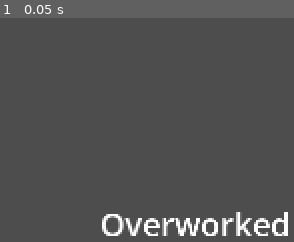
Above: before the commit, frame 1.
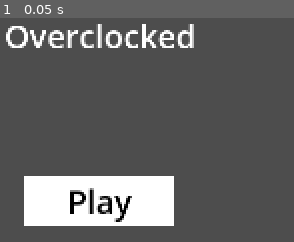
Above: after the commit, the same moment.

Repository: BradBenJoya/GMTK2026
Game: Godot game, scene res://Scenes/main.tscn
The game is run twice, just before and just after one commit, with the same random seed, the same clock (stepped at 60 frames per second) and the same inputs.
Inputs:
- Up to frame 1 (0.05 s): no input

The runs differ from the first frame. In frame 1, 16% of the frame differs, in the area x 2-98%, y 2-98%.

Commit message:
Added temporary meshes to the main menu and moved manager script to its own fodlder

Diff:
--- a/Scenes/main_menu.tscn
+++ b/Scenes/main_menu.tscn
@@ -1,9 +1,27 @@
 [gd_scene format=3 uid="uid://pcq8rppqacnt"]
+
+[sub_resource type="BoxMesh" id="BoxMesh_cxl3x"]
 
 [node name="MainMenu" type="Node2D" unique_id=371072770]
 
-[node name="Label" type="Label" parent="." unique_id=1466241262]
-offset_right = 290.0
-offset_bottom = 230.0
+[node name="TempTitle" type="Label" parent="." unique_id=1466241262]
+offset_left = -191.0
+offset_top = -376.0
+offset_right = 190.0
+offset_bottom = -146.0
 theme_override_font_sizes/font_size = 64
-text = "Overworked"
+text = "Overclocked"
+horizontal_alignment = 1
+
+[node name="TempPlayButton" type="MeshInstance2D" parent="." unique_id=1808779728]
+scale = Vector2(300, 100)
+mesh = SubResource("BoxMesh_cxl3x")
+
+[node name="TempPlayButtonText" type="Label" parent="." unique_id=1153392300]
+offset_left = -65.0
+offset_top = -45.0
+offset_right = 64.0
+offset_bottom = 43.0
+theme_override_colors/font_color = Color(0, 0, 0, 1)
+theme_override_font_sizes/font_size = 64
+text = "Play"
--- a/Scenes/manager.tscn
+++ b/Scenes/manager.tscn
@@ -1,6 +1,6 @@
 [gd_scene format=3 uid="uid://bs2gvfj1541lm"]
 
-[ext_resource type="Script" uid="uid://cqonvry43p16h" path="res://Scripts/manager.gd" id="1_453op"]
+[ext_resource type="Script" uid="uid://cqonvry43p16h" path="res://Scripts/Manager/manager.gd" id="1_453op"]
 [ext_resource type="PackedScene" uid="uid://coeyr1oy5wo30" path="res://Scenes/email.tscn" id="2_wtnv7"]
 
 [node name="Manager" type="Node2D" unique_id=1747145403]
--- a/Scripts/main.gd
+++ b/Scripts/main.gd
@@ -29,7 +29,9 @@
 	# end Psuedo Pakman
 
 func _process(delta):
+	# start Psuedo Pakman
 	if (game_state == GameState.GAME):
+		# end Psuedo Pakman
 		$TempScore.text = str(score)
 
 # start Psuedo Pakman
Renamed: Scripts/manager.gd -> Scripts/Manager/manager.gd
Renamed: Scripts/manager.gd.uid -> Scripts/Manager/manager.gd.uid
